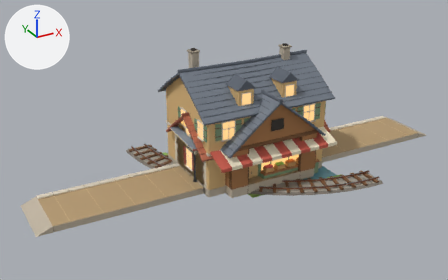
The glTF model games/la-petite-ligne/assets/modeles/bourg.glb as it was, and as the next commit left it.
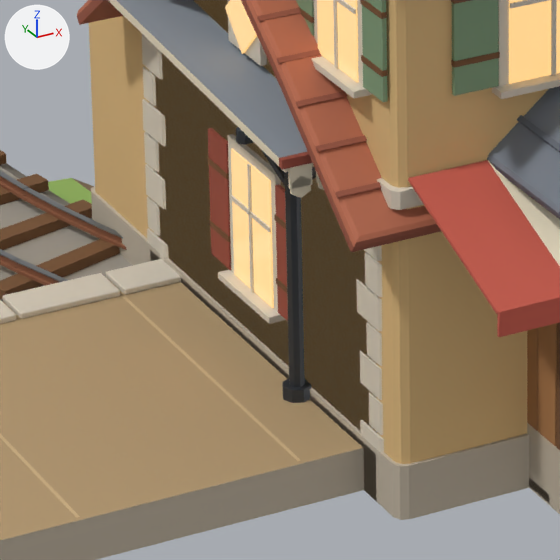
Old and new are each drawn whole from a 50 mm camera at (-20.11, -33.17, 18.98) aimed at (-1.71, 0.29, 2.25) and again close up on the part from 35% to 51% of the width and 46% to 72% of the height. The axes (+X, +Y, +Z) are drawn at upper left. The lights are the same throughout. The first two pictures are the older version. Where no turn or scale is listed for an object, it has been applied to the vertices. Vertices at exactly the same position are counted once.

The older version as bpy lines, for what is in view:
```python
me_ferrand_shop_body = bpy.data.meshes.new('ferrand_shop_body')
me_ferrand_shop_body.from_pydata(...)  # 2152 vertices, 3460 faces; spans x -4.56..4.56, y -4.13..4.0, z 0.0..7.4
me_ferrand_shop_body.materials.append(mat_lpl_palette)
me_sawmill_roof = bpy.data.meshes.new('sawmill_roof')
me_sawmill_roof.from_pydata(...)  # 415 vertices, 656 faces; spans x -3.58..3.58, y -3.82..3.82, z 3.0..6.16
me_sawmill_roof.materials.append(mat_lpl_palette)
me_station_body = bpy.data.meshes.new('station_body')
me_station_body.from_pydata(...)  # 1772 vertices, 2884 faces; spans x -4.56..4.56, y -2.7..2.7, z 0.0..4.7
me_station_body.materials.append(mat_lpl_palette)
ob_ferrand_shop_body = bpy.data.objects.new('ferrand_shop_body', me_ferrand_shop_body)
ob_ferrand_shop_body.location = (0.0, 0.0, 0.0)
ob_sawmill_roof = bpy.data.objects.new('sawmill_roof', me_sawmill_roof)
ob_sawmill_roof.location = (0.0, 0.0, 0.0)
ob_station_body = bpy.data.objects.new('station_body', me_station_body)
ob_station_body.location = (0.0, 0.0, 0.0)
# also in view: 'station_roof' at (0.0, 0.0, 4.1); 'river_curve_banks' at (0.0, 0.0, -0.38); 'rail_curve_90' at (0.0, 0.0, 0.16); 'sawmill_body' at (0.0, -0.07, 3.0); 'platform_base' at (0.0, 0.0, 0.23)
```
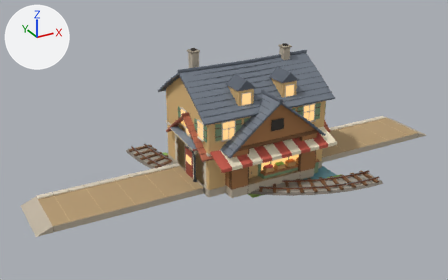
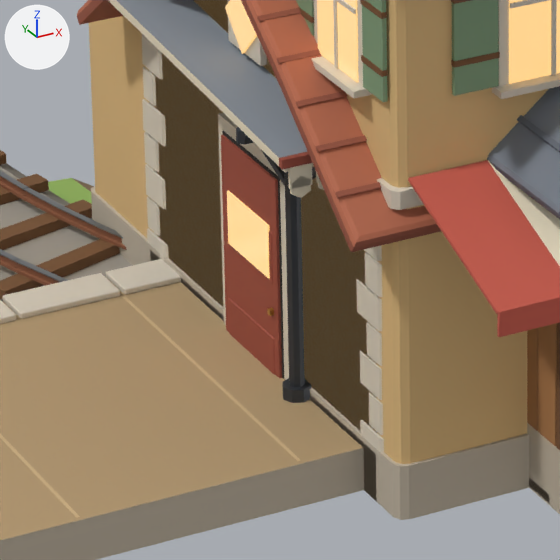
Where the change shows, as pixel boxes [x1, y1, x2, y2] in the close-ups (560 x 560 px; the box of a moved part takes in the faces that stretch with it):
```json
{"part": 1, "of": "me_station_body", "change": "deleted", "before": [218, 270, 286, 324], "on screen": "beige"}
{"part": 2, "of": "me_station_body", "change": "moved or reshaped", "before": [208, 128, 288, 321], "after": [218, 113, 289, 380]}
{"part": 3, "of": "me_station_body", "change": "surface changed", "before": [207, 148, 274, 308], "after": [221, 131, 284, 379]}
```

Scene script edits in JSON lines:
```json
{"block": "me_station_body", "where": "# used by ob_station_body; location = (0.0, 0.0, 0.0)"}
{"op": "remove", "block": "me_station_body", "code": "me_station_body.from_pydata(...)  # 1772 vertices, 2884 faces; spans x -4.56..4.56, y -2.7..2.7, z 0.0..4.7"}
{"op": "add", "block": "me_station_body", "code": "me_station_body.from_pydata(...)  # 1796 vertices, 2944 faces; spans x -4.8..4.56, y -2.7..2.7, z 0.0..4.7"}
{"block": "me_station_body", "change": "me_station_body part 1: the loose piece of 8 vertices spanning x -4.56..-4.4, y -0.5..0.5, z 0.93..0.99 is deleted"}
{"block": "me_station_body", "change": "me_station_body part 2: 49 vertices moved from x -4.48..-4.39, y -0.86..0.86, z 0.91..2.29 to x -4.53..-4.39, y -0.65..0.65, z 0.0..2.42; 31 vertices removed from x -4.48..-4.42, y -0.86..0.86, z 1.0..2.2; 39 vertices added at x -4.5..-4.43, y -0.45..0.45, z 0.15..1.8"}
{"block": "me_station_body", "change": "me_station_body part 3: 38 kept faces spanning x -4.53..-4.43, y -0.55..0.55, z 0.0..2.3 get new texture (UV) coordinates"}
{"block": "me_station_body", "change": "other edits to the shape of me_station_body do not show in these pictures"}
```
